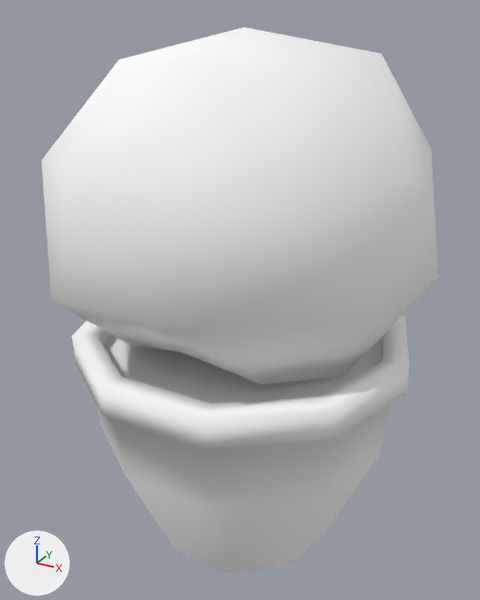
A saved change to the glTF model games/yorimichi/assets/belmonte/meshes/SM_BM_BP_PotLarge.glb.
Both versions are drawn from a camera (50 mm lens) standing at (0.773, -1.424, 1.408) and looking at (-0.014, 0.007, 0.693). Every picture has the same lights, and +X, +Y and +Z are marked at lower left. The older version comes first. Vertices at exactly the same position are counted once.

Names of what the first picture shows: 'SM_BM_BP_PotLarge'.
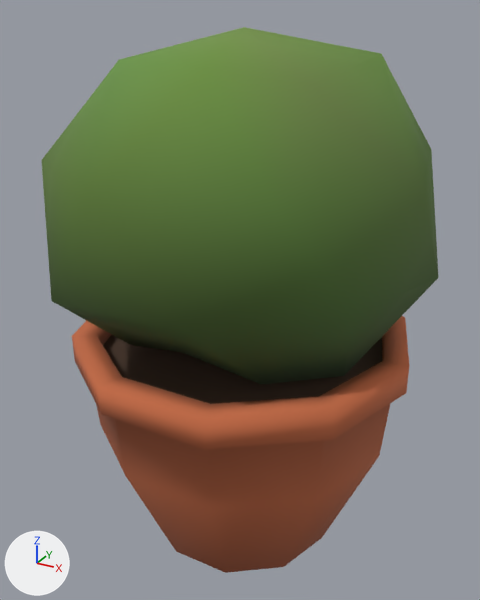
Boxes (x1, y1, x2, y2) around the edits, measured in the pictures (480 x 600 px):
```json
{"part": 1, "of": "me_sm_bp_potlarge", "change": "recoloured", "before": [72, 316, 409, 567], "after": [72, 316, 409, 567], "on screen": "white to orange"}
{"part": 2, "of": "me_sm_bp_potlarge", "change": "recoloured", "before": [96, 329, 384, 573], "after": [96, 329, 384, 573], "on screen": "white to brown"}
{"part": 3, "of": "me_sm_bp_potlarge", "change": "recoloured", "before": [52, 278, 438, 384], "after": [52, 278, 438, 384], "on screen": "white to dark green"}
{"part": 4, "of": "me_sm_bp_potlarge", "change": "recoloured", "before": [41, 27, 439, 333], "after": [41, 27, 439, 333], "on screen": "white to green"}
```

Scene script edits in JSON lines:
```json
{"block": "me_sm_bp_potlarge", "where": "me_sm_bp_potlarge.from_pydata(...)  # 104 vertices, 192 faces; spans x -0.494..0.471, y -0.501..0.509, z 0.0..1.368"}
{"block": "me_sm_bp_potlarge", "where": "# used by ob_sm_bm_bp_potlarge; location = (0.0, 0.0, 0.0)"}
{"block": "me_sm_bp_potlarge", "change": "me_sm_bp_potlarge part 1: 90 faces centred in x -0.425..0.425, y -0.431..0.431, z 0.227..0.62 are repainted in the vertex colours; the middle colour goes from white #ffffff to orange #bc6641"}
{"block": "me_sm_bp_potlarge", "change": "me_sm_bp_potlarge part 2: 46 faces centred in x -0.366..0.366, y -0.371..0.371, z 0.114..0.603 are repainted in the vertex colours; the middle colour goes from white #ffffff to brown #84512d"}
{"block": "me_sm_bp_potlarge", "change": "me_sm_bp_potlarge part 3: 16 faces centred in x -0.386..0.384, y -0.373..0.386, z 0.661..0.759 are repainted in the vertex colours; the middle colour goes from white #ffffff to dark green #415c2a"}
{"block": "me_sm_bp_potlarge", "change": "me_sm_bp_potlarge part 4: 40 faces centred in x -0.46..0.435, y -0.457..0.458, z 0.9..1.328 are repainted in the vertex colours; the middle colour goes from white #ffffff to green #607d3c"}
```
